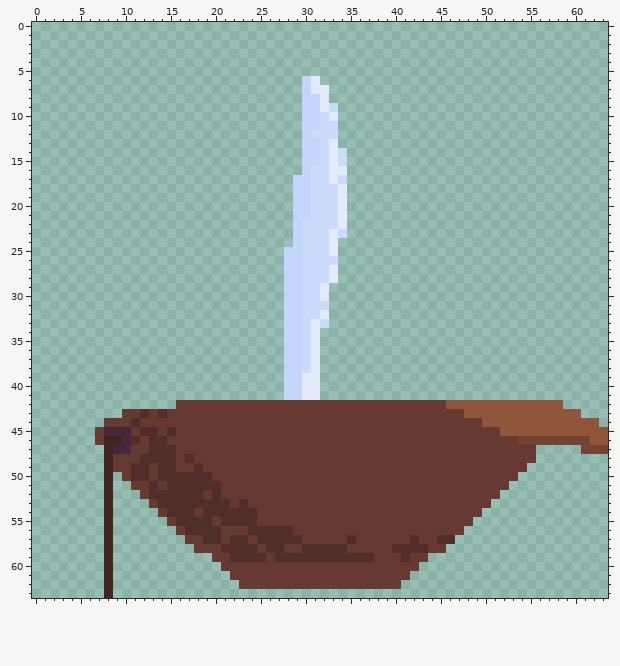
Two versions of one pixel-art sprite, Assets/Artwork/Boat.png. Above: the version before the commit.
The file is 64x64 pixels. Colours within 5 levels of each other are drawn and written as one.
After:
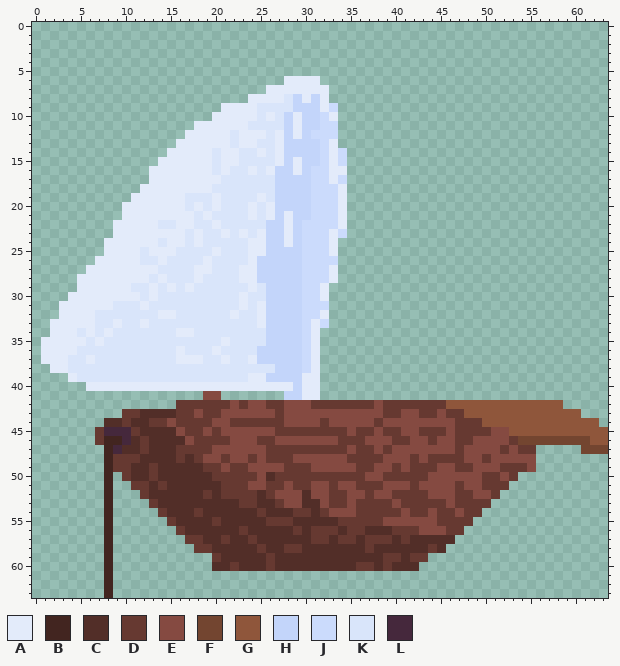
Palette (. is transparent): A #e3ebfa  B #422520  C #522e28  D #663931  E #854a41  F #734530  G #8f563b  H #c3d5fa  J #cbdbfc  K #d9e5fa  L #45283c
Difference:
Changed rows in their new state; - is an unchanged pixel.
first column x 1:
 6 ---------------------------AAA-------------------------
 7 -------------------------AAAAA-------------------------
 8 -----------------------AAAAKHA-------------------------
 9 --------------------AAAAKKKKH--------------------------
10 -------------------AAAAAKAKHA--------------------------
11 -----------------AAAAAAKKKKHA--------------------------
12 ----------------AAAAAKAAAKAHA--------------------------
13 ---------------AAAAAAKAAKKAHH--------------------------
14 --------------AAAAAKAAKKAKAHH--------------------------
15 -------------AAAAAAKAAKKKKAHA--------------------------
16 ------------AAAAAAAKAKKAKAHHA--------------------------
17 ------------AAAAAAAAKKKKKKHH---------------------------
18 -----------AAAAAAAAKKKKKKKHH---------------------------
19 ----------AAAAAAKKKAKKKKAKHH---------------------------
20 ---------AAAAAAAKAKAKKKAKAHH---------------------------
21 ---------AAAAAAAAKAKKKKAKAHA---------------------------
22 --------AAAAAKKAAKKAKKKKKHHA---------------------------
23 --------AAAAAAAAKAKKAKAKAHHA---------------------------
24 -------AAAAAAKAAKAKKKKKAAHHA---------------------------
25 -------AAAAKAAAKKKKAKKKAAHH----------------------------
26 ------AAAAAKKAKKKKAKKKKAHHH----------------------------
27 -----AAAAAAAAKKKKAAKKKAAHHH----------------------------
28 ----AAAAAAAAKAKKKAKKKKAAHHH----------------------------
29 ----AAAAAAKKAKAKAKKKKKKAKHH----------------------------
30 ---AAAAAAAAKAKKKKKKKKKAKKHH----------------------------
31 --AAAAAAKKKAKKKKKKKKKKAKAHH----------------------------
32 --AAAAKKKKKKKAAKKKKKKAKKAHH----------------------------
33 -AAAAAKKAKKAKKKKKKKKKKKKAHH----------------------------
34 -AAAKAKAKKKKKKKAAKKKKKKKKHH----------------------------
35 AAAAAKAKKKKKKKKKKKKKAKKKKHH----------------------------
36 AAAAKKKKKKKKKKKAKKKAKKKKHHH----------------------------
37 AAAKKAKKKKKKKKKAAAKKAKKAHHH----------------------------
38 -AAKKKKKKKKKKKKKKKKKKKKKKKH----------------------------
39 ---AKKKKKKKKKKKKKKKKKKKAAHH----------------------------
40 -----AAAAAAAAAAAAAAAAAAAAAAA---------------------------
41 ------------------EE-----------------------------------
42 ---------------------E-EE--EEE-------E-----------------
43 ------------C-C--E--EEEEEE-EEEEEEEEEEE--EE--E----------
44 -------CC--C--E----EE------EEEE-EEEEE-EEEEEEEE---------
45 -------------C-E--E-EEEEEE--------E--E--EE---E----EE---
46 --------------CCE----EEE--EEEEEEE---EEE--EE-EE--EEEE---
47 ---------CC--------EEEEEE---------E--E-EEEEEEE-EEEE-E--
48 ------------------EE-EE-E---EEEEEE----EEE-E----EE-EEEEE
49 ---------------CC---E--EEEE---EEEEE--EE-E---EE--EEE---E
50 ------------------------EC----------EE-----EEEEEE--E---
51 -----------------------EE--E--EE-EE---EEE-EEEE-EE------
52 ------------------------C-EEECEE--EE-EE----EEE--EE-----
53 ---------------------CD-CC-EECCE--E----E-----E---------
54 -------------------------CCC--C-EEE-----E--E--E--------
55 ------------------------C---CCCCC-----EEEEEE-----------
56 --------------------CC-------C---C--CCC---EEE----------
57 -----------------------------C--C-DC---C--CC-----------
58 -------------------C--------------CC-CC-----C----------
59 --------------------C----------------C-----------------
60 -------------------CC-CCC-CCCCCCCCC--C-CCC-------------
61 ---------------------....................--------------
62 ----------------------..................---------------
Pixel boxes of the changes (left, top, right, bottom) in both pictures:
changed: (41, 76, 536, 589)
